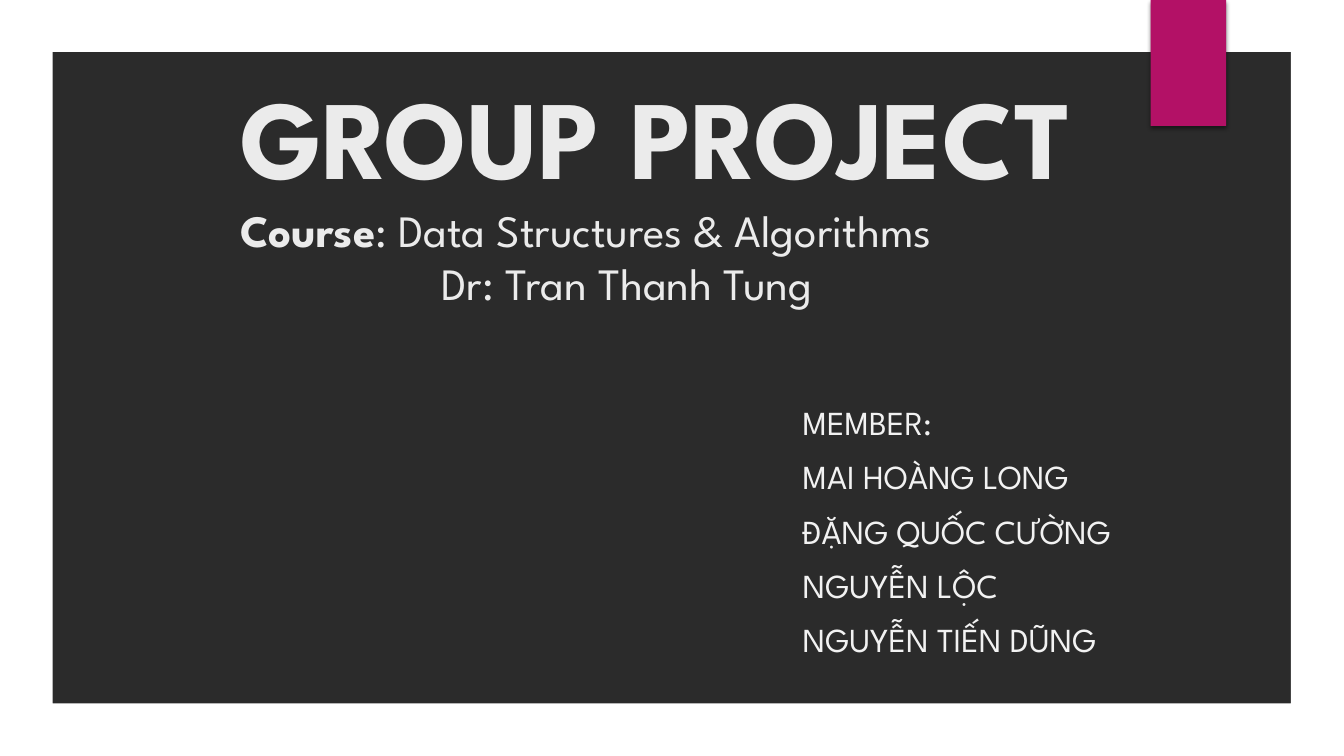
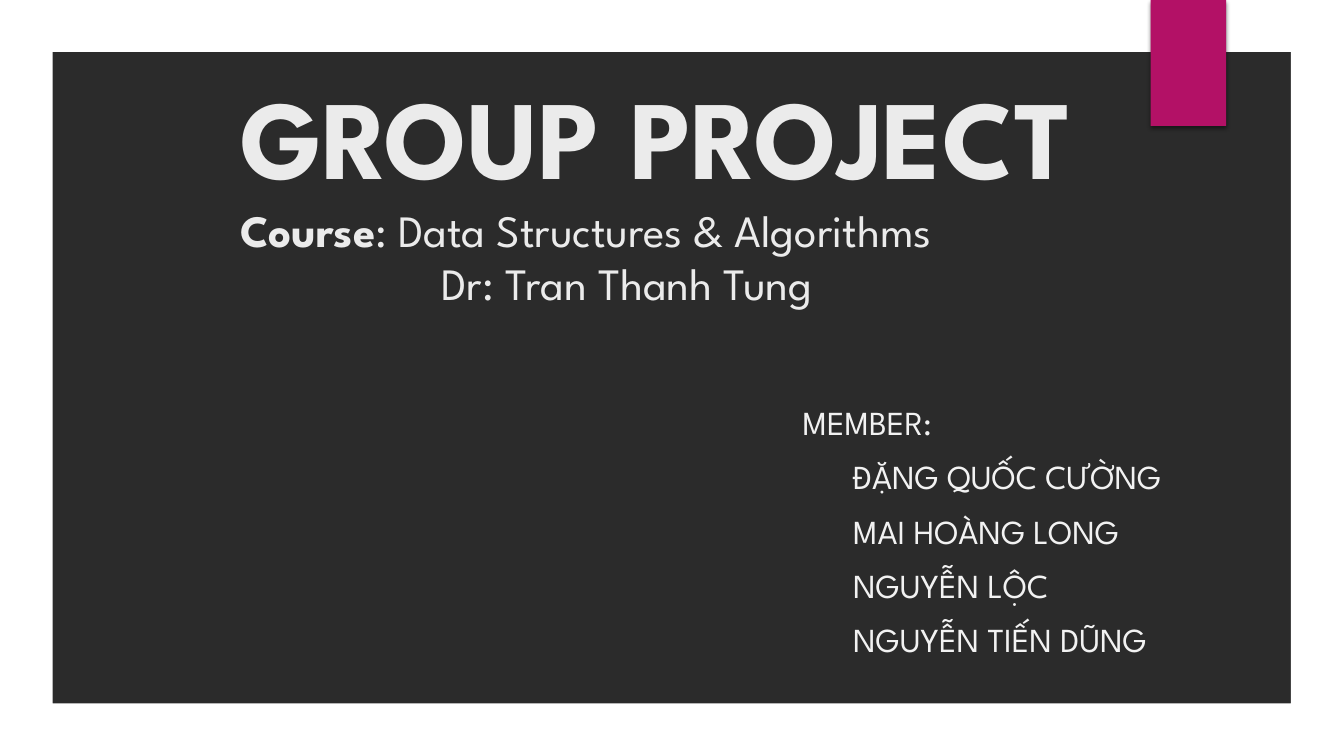
Before and after one commit to mailonggit/project-game-2048, a slide deck: slide 1 of GROUP PROJECT.pptx. Drawn at 1344x756 pixels with LibreOffice and Linux fonts; fonts in the diff are those of the drawing; background and template pictures are left out; a plain dark background stands for a picture behind light text. Boxes give left, top, right and bottom in pixels: in the first picture for what was removed or moved away, otherwise in the second. Text is boxed around its words. In the diff, an @@ line names an element or a change of style, - is before the commit and + after.

Commit message:
add slide

```diff
--- a/GROUP PROJECT.pptx
+++ b/GROUP PROJECT.pptx
@@ subtitle at <box>853,456,1161,494</box>: paragraph added @@
+ĐẶNG QUỐC CƯỜNG
@@ subtitle at <box>803,511,1111,549</box>: paragraph removed @@
-ĐẶNG QUỐC CƯỜNG
```
Also in this commit, not shown: 1 other slide changed, 4 slides added, 4 slides removed.
